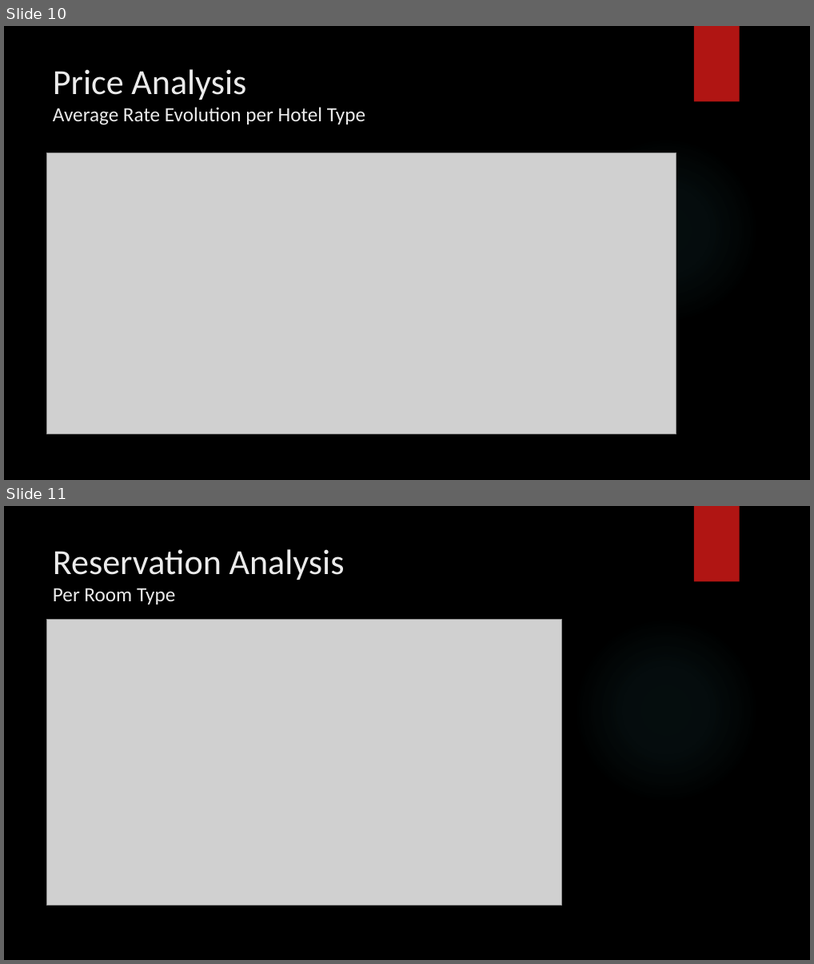
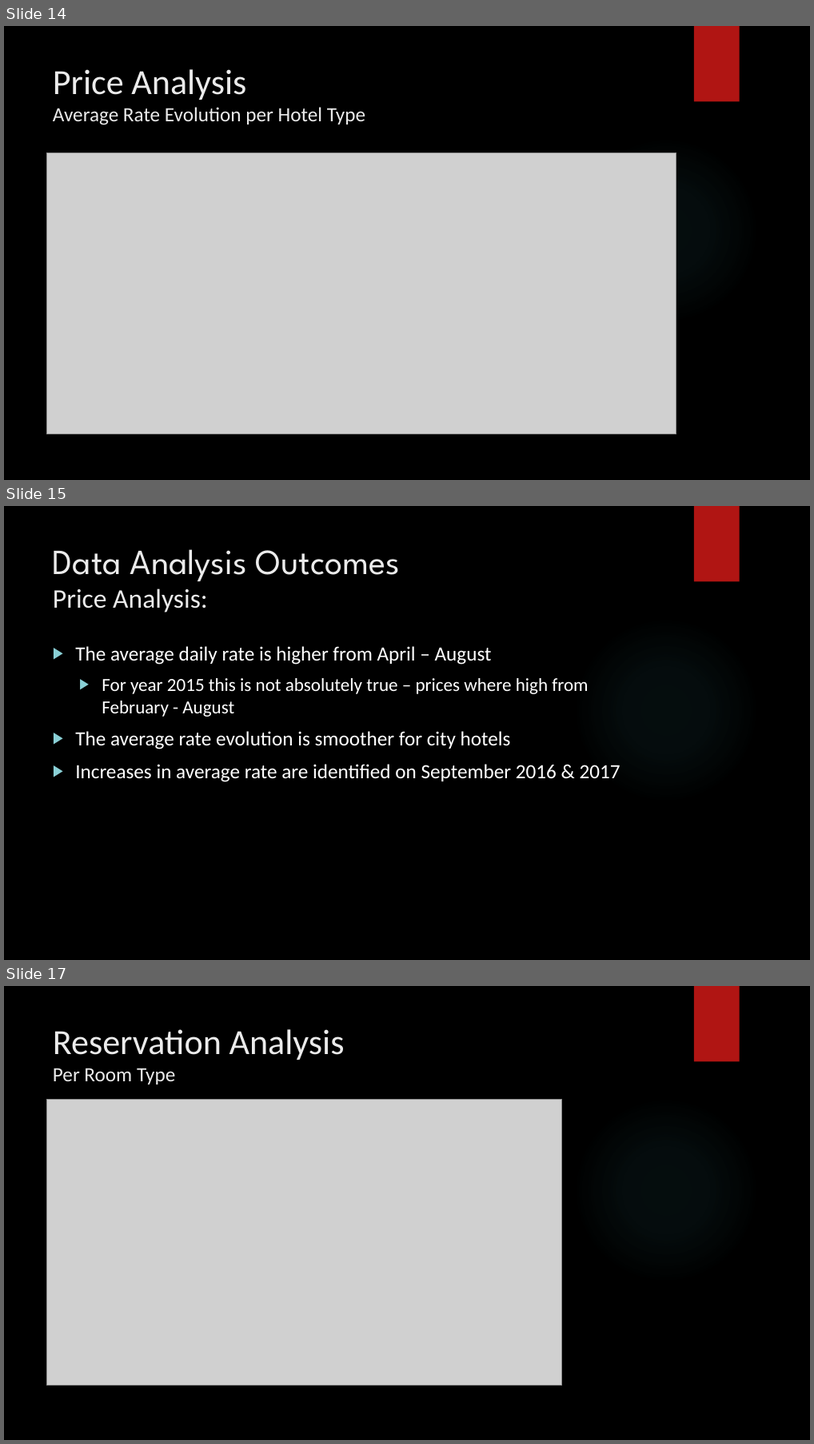
Before and after one commit to Konadrak/GitHub_Project_1a-Team_A, a slide deck: Presentation/GitHub Project Presentation.pptx. Shown one above the other, each under a label of ours: slides 10 and 11 before the commit, slides 14, 15 and 17 after it; the slides between them are not shown. The pictures are 814x964 and 814x1444 pixels, drawn with LibreOffice and Linux fonts; fonts in the diff are those of the drawing; grey boxes stand for pictures; background and template pictures are left out. Boxes give left, top, right and bottom in pixels: in the first picture for what was removed or moved away, otherwise in the second. Text is boxed around its words. In the diff, an @@ line names an element or a change of style, - is before the commit and + after.

Commit message:
Analysis and Presentation vs2

```diff
--- a/Presentation/GitHub Project Presentation.pptx
+++ b/Presentation/GitHub Project Presentation.pptx
@@ slide 15 added at box(4, 506, 810, 960), background picture (left out); not listed: 2 template elements that a slide beside it also shows @@
@@ title added at box(53, 549, 400, 612), 42 pt, text #EBEBEB @@
+Data Analysis Outcomes
+Price Analysis:
@@ text added at box(75, 646, 621, 782), 24 pt, text #FFFFFF @@
+▶ The average daily rate is higher from April – August
+    ▶ For year 2015 this is not absolutely true – prices where high from February - August
+▶ The average rate evolution is smoother for city hotels
+▶ Increases in average rate are identified on September 2016 & 2017
@@ what was slide 10 is now slide 14 @@
@@ what was slide 11 is now slide 17 @@
```
Also in this commit, not shown: 2 slides changed, 5 other slides added, 2 other files.
